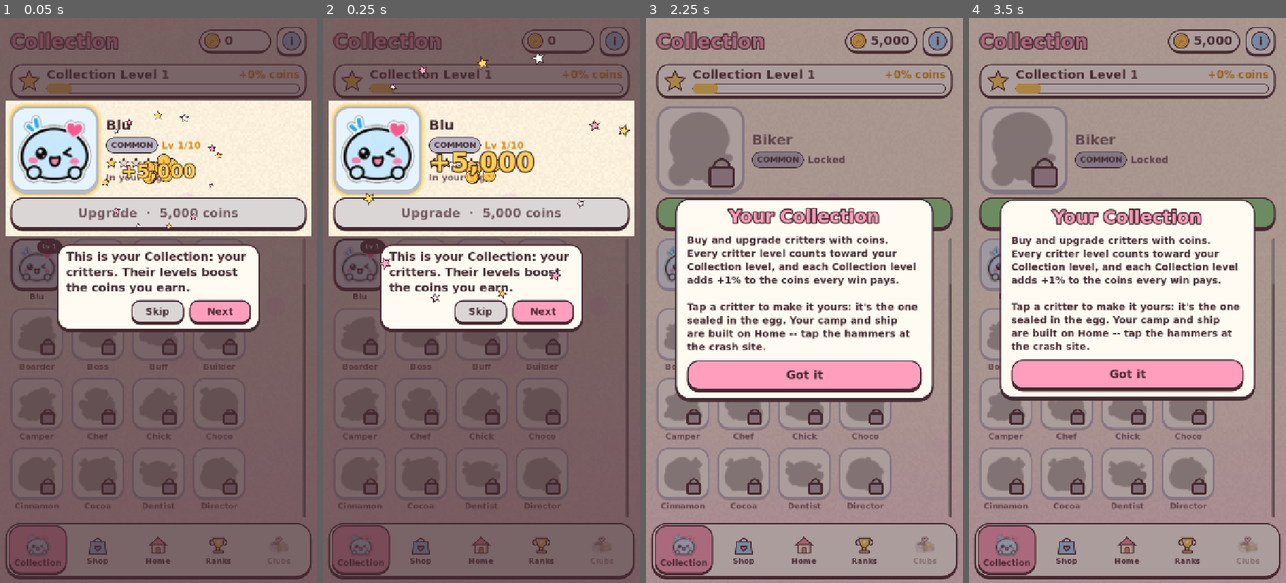
Above: before the commit, frames 1-4 (left to right).
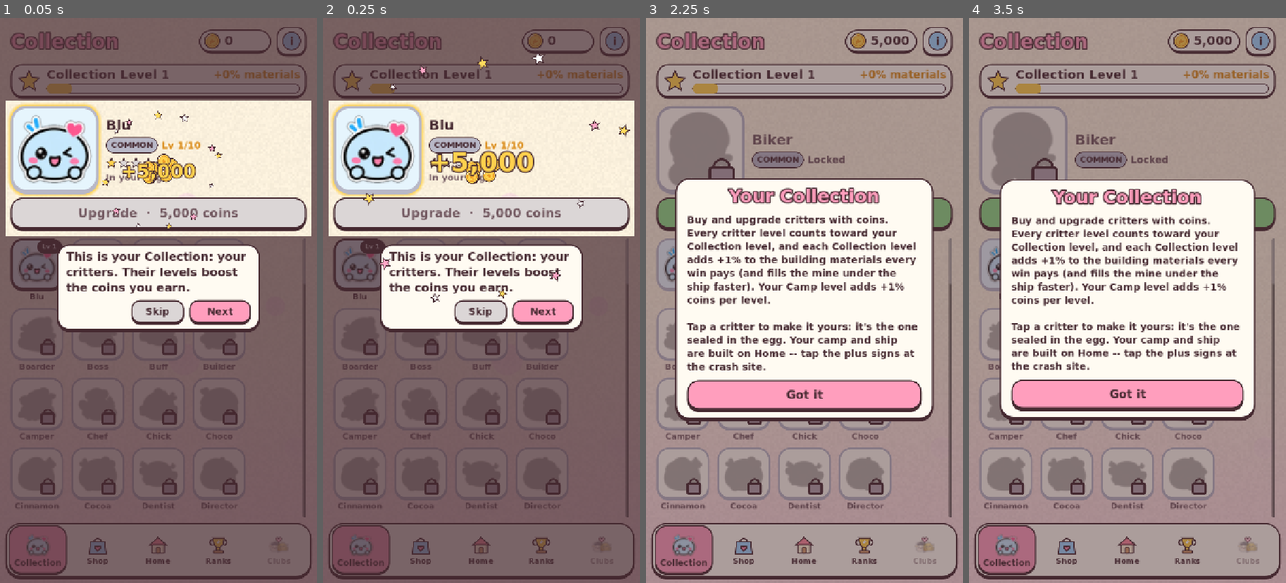
Above: after the commit, the same moments.

Repository: jvea03/tetrisphere-godot
Game: Godot game, scene res://scenes/collection.tscn
The game is run twice, just before and just after one commit, with the same random seed, the same clock (stepped at 60 frames per second) and the same inputs. This scene is started directly instead of the project's main scene.
Inputs (mouse positions are in pixels of both pictures, inside the frame that each line leads up to):
- Up to frame 1 (0.05 s): no input
- Up to frame 2 (0.25 s): no input
- Up to frame 3 (2.25 s): click "Skip" at 0.5 s; tap Enter at 1.25 s; move the mouse to (874, 272) at 1.27 s; hold D 1.28-2 s; tap P at 1.35 s; click (874, 272) at 1.42 s; tap Space at 1.52 s; click (937, 40) at 2.02 s
- Up to frame 4 (3.5 s): click "Buy · 5,000 coins" at 2.75 s

The runs differ from the first frame. In frame 1, 0.1% of the frame differs, in the area x 67-95%, y 9-11%; in frame 2, 0.1%; in frame 3, 20%, in the area x 9-95%, y 9-72%; in frame 4, 20%.

Commit message:
Coin bonus moves to the Camp level; Collection level boosts materials
Every Camp level adds 1% to the coins a win pays (shown on each Camp level
banner); each Collection level past the first now adds 1% to the building
materials a win pays instead of coins (the Collection header and walkthrough
say so).

Co-Authored-By: Claude Opus 5.5 <noreply@anthropic.com>

Diff:
--- a/scripts/game.gd
+++ b/scripts/game.gd
@@ -1665,7 +1665,7 @@
 	var bonus := FIRST_ATTEMPT_STAR_BONUS if is_first_attempt else 0
 	_win_stars = TSProfile.add_stars(lives, bonus, difficulty)
 	_win_coins = TSProfile.coin_count - before
-	_win_materials = TSProfile.MATERIALS_PER_DAILY if is_daily else TSProfile.MATERIALS_PER_WIN
+	_win_materials = TSProfile.win_materials(is_daily)
 	TSProfile.add_materials(_win_materials)
 	_win_chest = "" if is_daily else TSChests.record_win()
 	_win_ad_due = false if is_daily else _roll_interstitial()
--- a/scripts/meta/profile.gd
+++ b/scripts/meta/profile.gd
@@ -700,6 +700,13 @@
 	return lv
 
 
+## Every Camp level adds 1% to the coins a win pays.
+const CAMP_COIN_BONUS_PERCENT := 1
+
+static func camp_coin_bonus_percent() -> int:
+	return camp_level() * CAMP_COIN_BONUS_PERCENT
+
+
 ## How far into the current Camp level: the open wave's steps taken, out of
 ## its five spots' worth (0..1). 1 once the camp is finished.
 static func camp_level_progress() -> float:
@@ -1119,10 +1126,11 @@
 
 ## Collection level: every level across every owned critter counts (5-20
 ## points a level by rarity) -- the camp and the ship don't; each collection
-## level past the first adds 1% to the coins a win pays.
+## level past the first adds 1% to the building materials a win pays (and
+## the mine under the ship fills faster). Coins grow with the Camp level.
 const COLLECTION_POINTS_FIRST_LEVEL := 50
 const COLLECTION_POINTS_LEVEL_STEP := 5
-const COLLECTION_COIN_BONUS_PERCENT := 1
+const COLLECTION_MATERIAL_BONUS_PERCENT := 1
 
 
 static func collection_points() -> int:
@@ -1132,8 +1140,14 @@
 	return total
 
 
-static func collection_coin_bonus_percent() -> int:
-	return (collection_level() - 1) * COLLECTION_COIN_BONUS_PERCENT
+static func collection_material_bonus_percent() -> int:
+	return (collection_level() - 1) * COLLECTION_MATERIAL_BONUS_PERCENT
+
+
+## The materials a win pays (the Daily Egg more), collection bonus included.
+static func win_materials(daily: bool) -> int:
+	var base := MATERIALS_PER_DAILY if daily else MATERIALS_PER_WIN
+	return roundi(base * (1.0 + collection_material_bonus_percent() / 100.0))
 
 
 static func collection_points_for_level(level: int) -> int:
@@ -1682,9 +1696,9 @@
 	return float(DIFFICULTY_COIN_MULTIPLIER[difficulty])
 
 
-## The coins a win pays for `stars_earned` stars, collection bonus included.
+## The coins a win pays for `stars_earned` stars, camp bonus included.
 static func win_coin_payout(stars_earned: int, difficulty: int = 0) -> int:
-	var base := stars_earned * coins_per_star() * (1.0 + collection_coin_bonus_percent() / 100.0)
+	var base := stars_earned * coins_per_star() * (1.0 + camp_coin_bonus_percent() / 100.0)
 	return boost_earned_coins(roundi(base * difficulty_coin_multiplier(difficulty)))
 
 
--- a/scripts/screens/collection.gd
+++ b/scripts/screens/collection.gd
@@ -5,7 +5,7 @@
 ## and one button: Buy while locked, Upgrade while there is a level to gain,
 ## Max Level at the top; tapping an owned critter makes it your avatar -- the
 ## one sealed in the egg. Every critter level counts toward the collection
-## level, and each collection level adds 1% to the coins a win pays. (The camp
+## level, and each collection level adds 1% to the materials a win pays. (The camp
 ## and the ship are built from their nodes on Home, and don't count.)
 
 const TILE := 120.0
@@ -62,7 +62,7 @@
 	_info = TSUI.dialog(self, 580)
 	var ibox: VBoxContainer = _info["box"]
 	ibox.add_child(TSUI.title("Your Collection", 40))
-	ibox.add_child(TSUI.wrap(TSUI.label("Buy and upgrade critte …(74 unchanged characters)… d each Collection level adds +1% to the coins every win pays.\n\nTap a critter to make it yours: it's the one sealed in the egg. Your camp and ship are built on Home -- tap the hammers at the crash site.", 22), 520))
+	ibox.add_child(TSUI.wrap(TSUI.label("Buy and upgrade critte …(74 unchanged characters)… d each Collection level adds +1% to the building materials every win pays (and fills the mine under the ship faster). Your Camp level adds +1% coins per level.\n\nTap a critter to make it yours: it's the one sealed in the egg. Your camp and ship are built on Home -- tap the plus signs at the crash site.", 22), 520))
 	var ok := TSUI.button("Got it", TSUI.PINK, 26)
 	ok.pressed.connect(func(): TSUI.conceal(_info["root"]))
 	ibox.add_child(ok)
@@ -86,7 +86,7 @@
 	_last_coins = TSProfile.coin_count
 	var lvl := TSProfile.collection_level()
 	_level_label.text = "Collection Level %d" % lvl
-	_bonus_label.text = "+%d%% coins" % TSProfile.collection_coin_bonus_percent()
+	_bonus_label.text = "+%d%% materials" % TSProfile.collection_material_bonus_percent()
 	_level_bar.max_value = TSProfile.collection_points_for_level(lvl)
 	_level_bar.value = TSProfile.collection_level_progress()
 	if _sel_critter < 0:
@@ -187,7 +187,7 @@
 	var v := TSUI.vbox(4)
 	banner.add_child(v)
 	v.add_child(TSUI.title("Collection Level %d!" % TSProfile.collection_level(), 42))
-	v.add_child(TSUI.label("+%d%% coins on every win" % TSProfile.collection_coin_bonus_percent(), 26, TSUI.INK, HORIZONTAL_ALIGNMENT_CENTER))
+	v.add_child(TSUI.label("+%d%% materials on every win" % TSProfile.collection_material_bonus_percent(), 26, TSUI.INK, HORIZONTAL_ALIGNMENT_CENTER))
 	add_child(banner)
 	banner.reset_size()
 	var area := get_viewport_rect().size
@@ -313,7 +313,7 @@
 		steps.append({"rect": func() -> Rect2: return _tile_rect(TUTORIAL_CRITTER), "text": "Tap Blueberry.", "gate": true})
 		steps.append({"rect": func() -> Rect2: return _feature_btn.get_global_rect(), "text": "Tap Buy to adopt it.", "gate": true})
 	steps.append({"rect": func() -> Rect2: return _feature.get_global_rect(), "text": "It's yours! Tap an owned critter to seal it in the egg, and upgrade it here." if buying else "Tap an owned critter to seal it in the egg, and upgrade it here."})
-	steps.append({"rect": func() -> Rect2: return _level_card.get_global_rect(), "text": "Each Collection level adds +1% coins on every win."})
+	steps.append({"rect": func() -> Rect2: return _level_card.get_global_rect(), "text": "Each Collection level adds +1% building materials on every win."})
 	_tutorial.start(steps)
 
 
--- a/scripts/screens/home.gd
+++ b/scripts/screens/home.gd
@@ -648,10 +648,10 @@
 	if camp_now > camp_before:
 		TSUI.conceal(_part["root"])
 		if TSProfile.is_ship_open():
-			_camp_banner("Camp Lv %d!" % camp_now, "Camp complete -- now fix up your ship", TSProfile.PART_ENGINE)
+			_camp_banner("Camp Lv %d!" % camp_now, "+%d%% coins on every win\nCamp complete -- now fix up your ship" % TSProfile.camp_coin_bonus_percent(), TSProfile.PART_ENGINE)
 		else:
 			var wave: Array = TSProfile.CAMP_WAVES[camp_now - 1]
-			_camp_banner("Camp Lv %d!" % camp_now, "%d new spots to build" % wave.size(), int(wave[0]))
+			_camp_banner("Camp Lv %d!" % camp_now, "+%d%% coins on every win\n%d new spots to build" % [TSProfile.camp_coin_bonus_percent(), wave.size()], int(wave[0]))
 		return
 	if _part["root"].visible:
 		_fill_part_card()
--- a/tests/meta_test.gd
+++ b/tests/meta_test.gd
@@ -44,11 +44,13 @@
 	before = TSProfile.coin_count
 	stars = TSProfile.add_stars(3, 2, 0)
 	_check("a win pays hearts left + bonus as stars (5)", stars == 5)
-	_check("each star pays %d coins" % TSProfile.coins_per_star(), TSProfile.coin_count - before == 5 * TSProfile.coins_per_star() * (1.0 + TSProfile.collection_coin_bonus_percent() / 100.0))
+	_check("each star pays %d coins" % TSProfile.coins_per_star(), TSProfile.coin_count - before == 5 * TSProfile.coins_per_star() * (1.0 + TSProfile.camp_coin_bonus_percent() / 100.0))
 	_check("stars climb the Battle Pass", TSProfile.battle_pass_xp == xp + 5)
 	before = TSProfile.coin_count
 	TSProfile.add_stars(1, 0, TSLevels.DIFF_EXTREME)
-	_check("Extreme pays double", TSProfile.coin_count - before == 2 * TSProfile.coins_per_star())
+	_check("Extreme pays double", TSProfile.coin_count - before == roundi(2 * TSProfile.coins_per_star() * (1.0 + TSProfile.camp_coin_bonus_percent() / 100.0)))
+	_check("the Camp level adds 1%% coins a level (+%d%% at Lv %d)" % [TSProfile.camp_coin_bonus_percent(), TSProfile.camp_level()], TSProfile.camp_coin_bonus_percent() == TSProfile.camp_level())
+	_check("the Collection level adds materials to a win, not coins", TSProfile.win_materials(false) == roundi(TSProfile.MATERIALS_PER_WIN * (1.0 + TSProfile.collection_material_bonus_percent() / 100.0)))
 
 
 func _test_chests() -> void:
Not shown, changed: README.md
